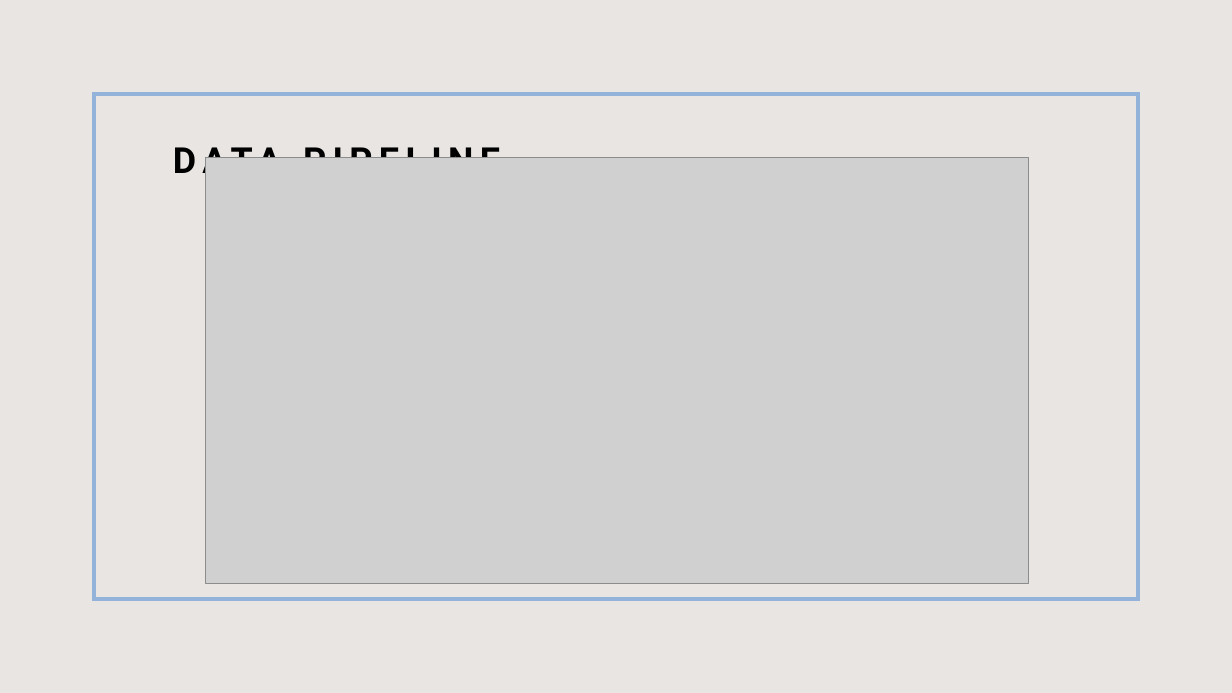
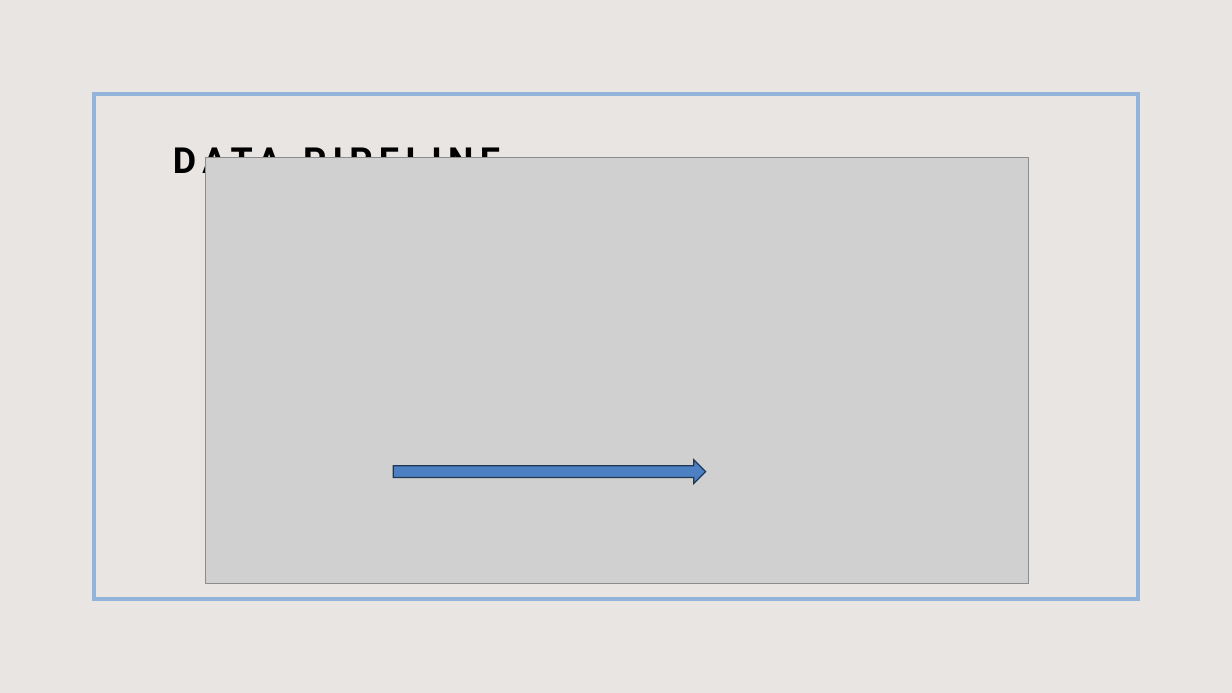
Before and after one commit to toporek3112/vienna_public-transport_weather_correlation, a slide deck: slide 3 of dsi_project.pptx. Drawn at 1232x693 pixels with LibreOffice and Linux fonts; fonts in the diff are those of the drawing; grey boxes stand for pictures. Boxes give left, top, right and bottom in pixels: in the first picture for what was removed or moved away, otherwise in the second. Text is boxed around its words. In the diff, an @@ line names an element or a change of style, - is before the commit and + after.

Commit message:
updated presentation

```diff
--- a/dsi_project.pptx
+++ b/dsi_project.pptx
@@ right arrow added at bbox=[394, 460, 706, 484], fill #4D80C3, outline #223855 1 pt @@
```
Also in this commit, not shown: 10 slides added.
